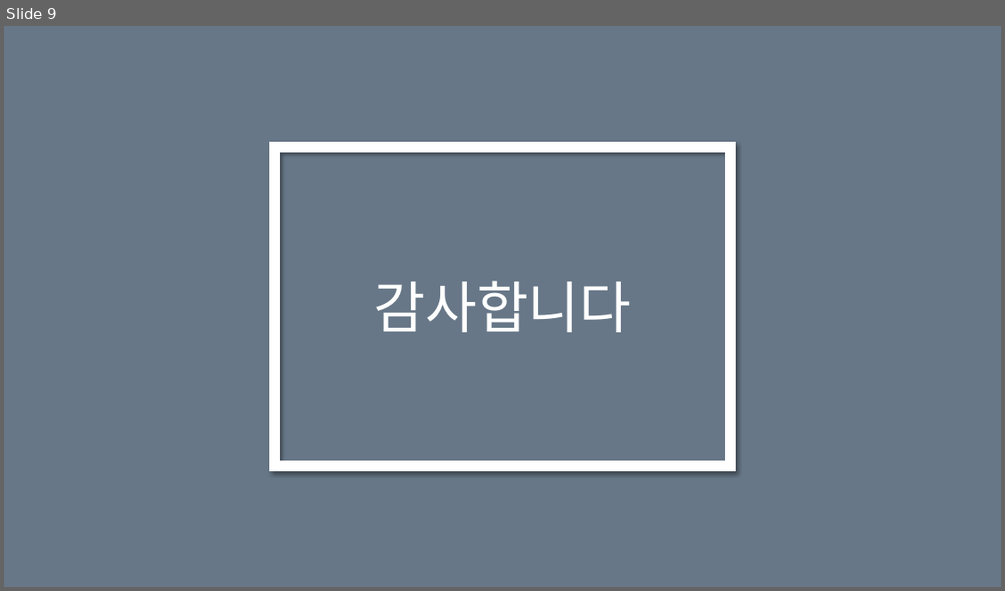
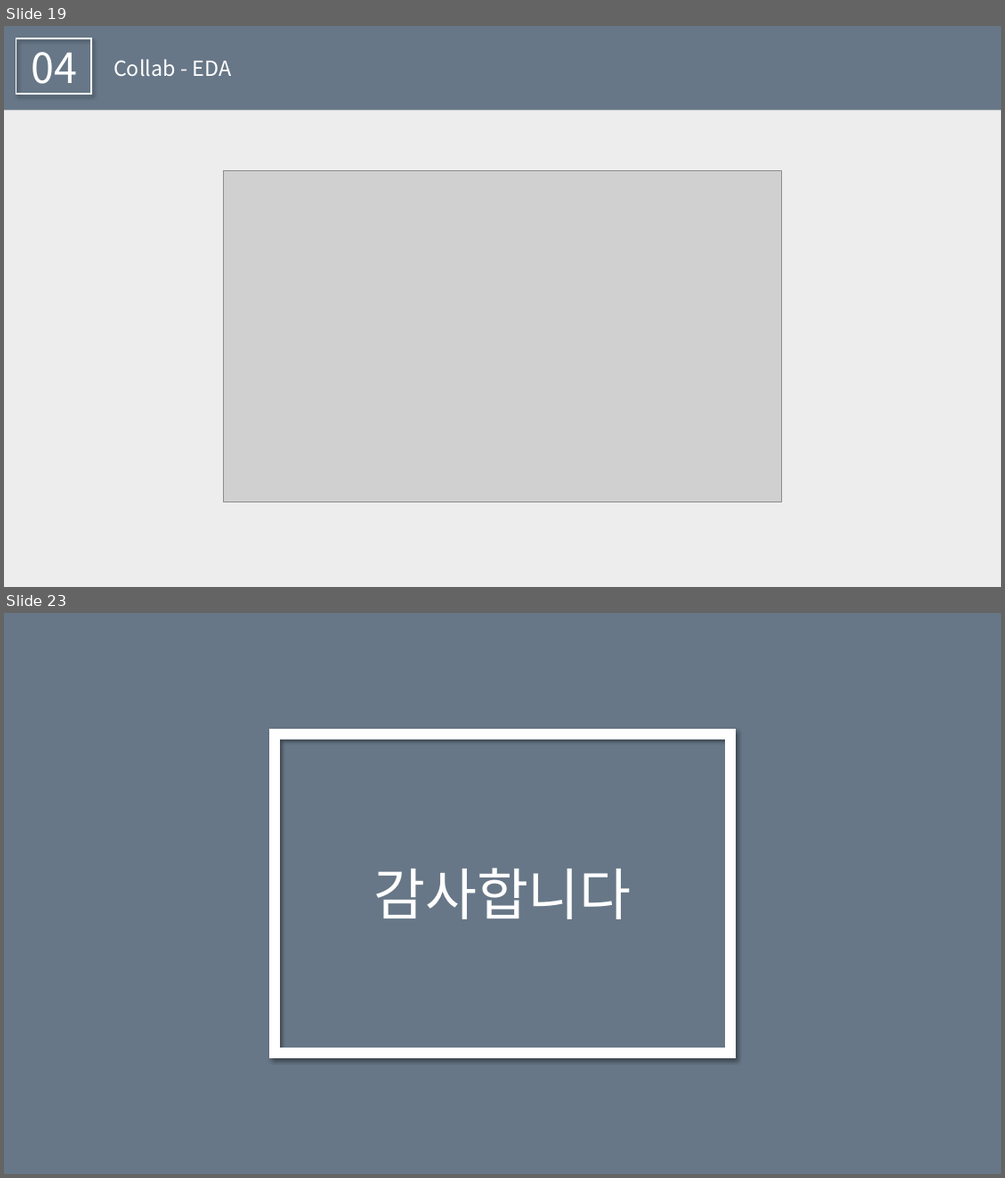
Before and after one commit to Endien96/AA22, a slide deck: AA22_FinalProject/Week15/PPT/ppt.pptx. Shown one above the other, each under a label of ours: slide 9 before the commit, slides 19 and 23 after it; the slides between them are not shown. The pictures are 1005x591 and 1005x1178 pixels, drawn with LibreOffice and Linux fonts; fonts in the diff are those of the drawing; grey boxes stand for pictures. Boxes give left, top, right and bottom in pixels: in the first picture for what was removed or moved away, otherwise in the second. Text is boxed around its words. In the diff, an @@ line names an element or a change of style, - is before the commit and + after.

```diff
--- a/AA22_FinalProject/Week15/PPT/ppt.pptx
+++ b/AA22_FinalProject/Week15/PPT/ppt.pptx
@@ slide 19 added at <box>4,26,1001,587</box>, background #D9D9D9 at 46% opacity @@
@@ rectangle added at <box>4,26,1001,110</box>, fill #677787 @@
@@ rectangle added at <box>16,38,91,94</box>, outline #FFFFFF 1.5 pt @@
@@ text added at <box>32,52,78,95</box>, 40 pt, text #FFFFFF @@
+04
@@ text added at <box>113,59,231,76</box>, 20 pt, text #FFFFFF @@
+Collab - EDA
@@ picture added at <box>224,170,782,501</box> @@
@@ what was slide 9 is now slide 23 @@
```
Also in this commit, not shown: 14 other slides added, 1 slide removed, 5 other files.
